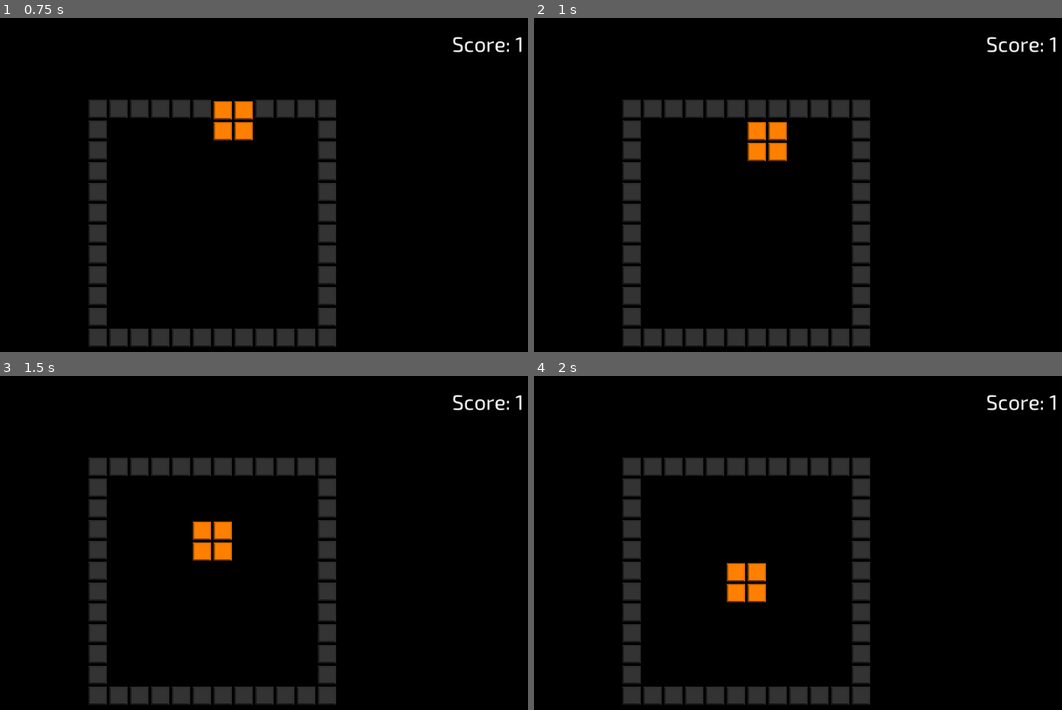
Above: before the commit, frames 1-4 (two rows, left to right).
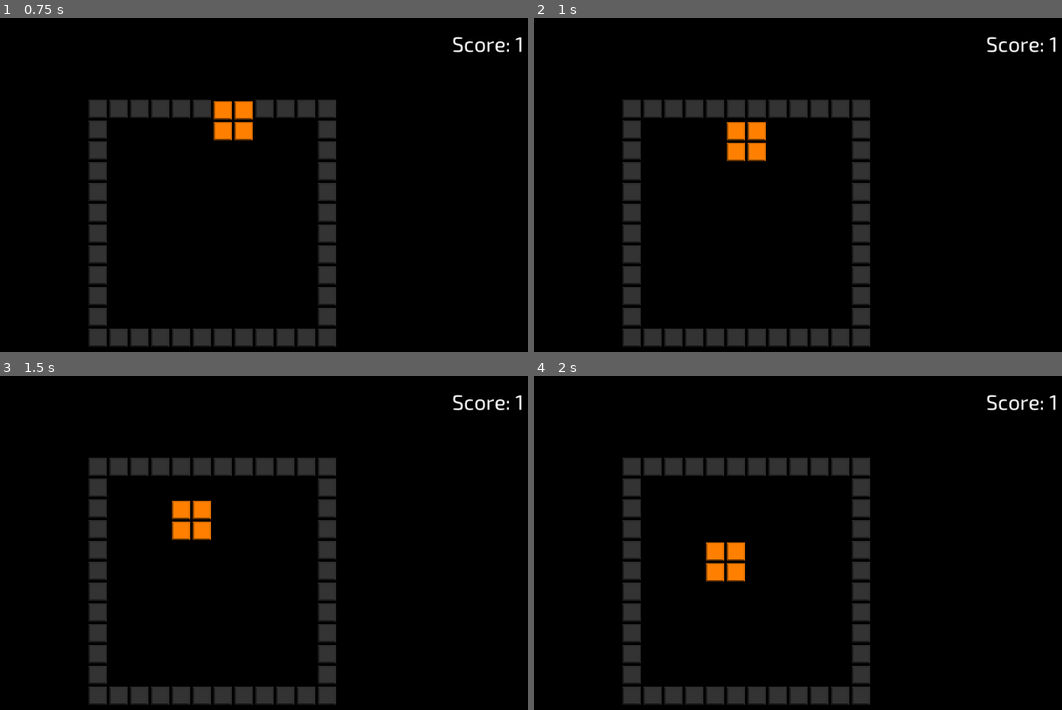
Above: after the commit, the same moments.

Repository: danielcannell/rotatris
Game: Godot game, scene res://Main.tscn
Two runs of this game, one before a commit and one after it. Both use one fixed random seed, a clock stepped at 60 frames per second and the inputs below.
Inputs:
- Up to frame 1 (0.75 s): hold Right (move_right) from 0.53 s (still down); tap Down (rotate_ccw, bound only after the commit) at 0.6 s
- Up to frame 2 (1 s): keep holding Right (move_right); tap Up (rotate_cw, bound only after the commit) at 0.8 s
- Up to frame 3 (1.5 s): release Right (move_right) at 1.28 s; hold Left (move_left) from 1.28 s (still down); tap Up (rotate_cw, bound only after the commit) at 1.35 s
- Up to frame 4 (2 s): keep holding Left (move_left); tap Down (rotate_ccw, bound only after the commit) at 1.55 s

Frame 1 is identical in both runs. In frame 2, 0.8% of the frame differs, in the area x 36-48%, y 31-43%; in frame 3, 1.2%, in the area x 32-44%, y 37-56%; in frame 4, 1.2%.

Commit message:
Temporary rotation code

Diff:
--- a/Block.gd
+++ b/Block.gd
@@ -138,3 +138,32 @@
             self._old_coord[0] = self.coord[0]
         if step[1]:
             self._old_coord[1] = self.coord[1]
+
+
+func try_rotate(grid: Dictionary, rotate: int):
+    var new_squares := [] + self.squares
+    for i in range(rotate):
+        for j in range(len(new_squares)):
+            new_squares[j] = [-new_squares[j][1], new_squares[j][0]]
+
+    for square in new_squares:
+        var c := [self.coord[0] + square[0], self.coord[1] + square[1]]
+
+        # Check if this square is occupied
+        if grid.has(c) and grid[c] != self.id:
+            return false
+
+        # Check if this square is leaving the grid bounds
+        if c[0] > Globals.GRID_HALF_WIDTH:
+            return false
+        if c[0] <= -Globals.GRID_HALF_WIDTH:
+            return false
+        if c[1] > Globals.GRID_HALF_WIDTH:
+            return false
+        if c[1] <= -Globals.GRID_HALF_WIDTH:
+            return false
+
+    self.erase_grid(grid)
+    self.squares = new_squares
+    self.update_shape()
+    self.fill_grid(grid)
--- a/Playfield.gd
+++ b/Playfield.gd
@@ -55,20 +55,30 @@
         return
 
     var move := 0
+    var rotate := 0
+
     if Input.is_action_just_pressed("move_left"):
         move -= 1
     if Input.is_action_just_pressed("move_right"):
         move += 1
+    if Input.is_action_just_pressed("rotate_cw"):
+        rotate += 1
+    if Input.is_action_just_pressed("rotate_ccw"):
+        rotate -= 1
 
-    if move:
-        var step := [move * +self.gravity[1], move * -self.gravity[0]]
-
+    if move or rotate:
         var grid := {}
         for block in self.blocks:
             block.fill_grid(grid)
 
-        if self.controlled_block.can_move(grid, step):
-            self.controlled_block.move(grid, step, false)
+        if move:
+            var step := [move * +self.gravity[1], move * -self.gravity[0]]
+
+            if self.controlled_block.can_move(grid, step):
+                self.controlled_block.move(grid, step, false)
+
+        if rotate:
+            self.controlled_block.try_rotate(grid, rotate)
 
 
 # Update the grid coordinates of all blocks
--- a/project.godot
+++ b/project.godot
@@ -52,6 +52,18 @@
 , Object(InputEventKey,"resource_local_to_scene":false,"resource_name":"","device":0,"alt":false,"shift":false,"control":false,"meta":false,"command":false,"pressed":false,"scancode":68,"physical_scancode":0,"unicode":0,"echo":false,"script":null)
  ]
 }
+rotate_cw={
+"deadzone": 0.5,
+"events": [ Object(InputEventKey,"resource_local_to_scene":false,"resource_name":"","device":0,"alt":false,"shift":false,"control":false,"meta":false,"command":false,"pressed":false,"scancode":16777232,"physical_scancode":0,"unicode":0,"echo":false,"script":null)
+, Object(InputEventKey,"resource_local_to_scene":false,"resource_name":"","device":0,"alt":false,"shift":false,"control":false,"meta":false,"command":false,"pressed":false,"scancode":69,"physical_scancode":0,"unicode":0,"echo":false,"script":null)
+ ]
+}
+rotate_ccw={
+"deadzone": 0.5,
+"events": [ Object(InputEventKey,"resource_local_to_scene":false,"resource_name":"","device":0,"alt":false,"shift":false,"control":false,"meta":false,"command":false,"pressed":false,"scancode":16777234,"physical_scancode":0,"unicode":0,"echo":false,"script":null)
+, Object(InputEventKey,"resource_local_to_scene":false,"resource_name":"","device":0,"alt":false,"shift":false,"control":false,"meta":false,"command":false,"pressed":false,"scancode":81,"physical_scancode":0,"unicode":0,"echo":false,"script":null)
+ ]
+}
 
 [physics]
 
